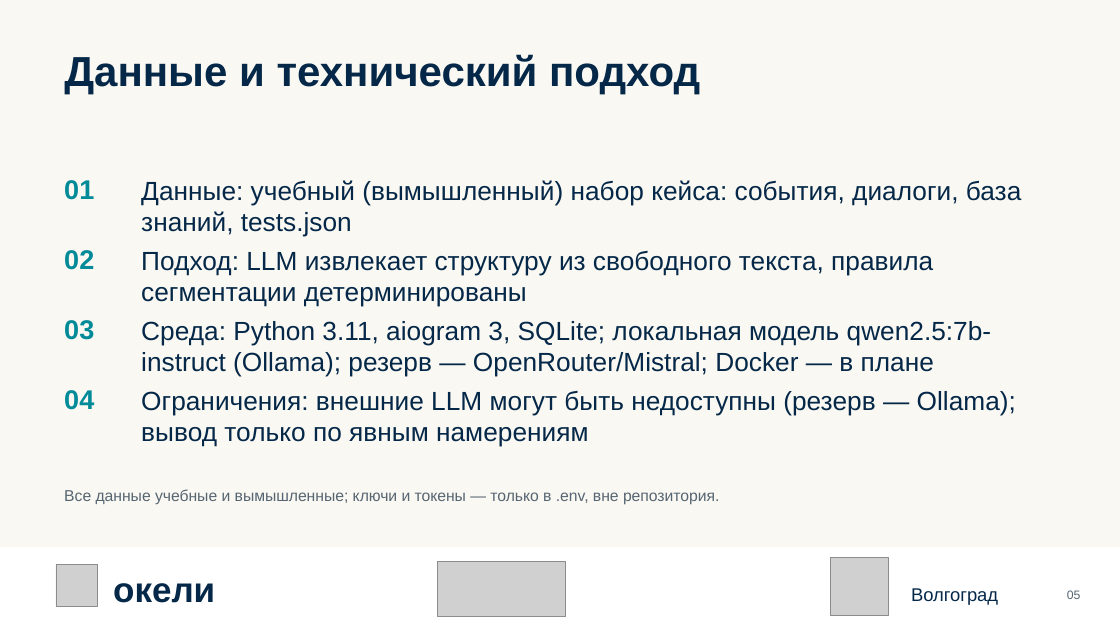
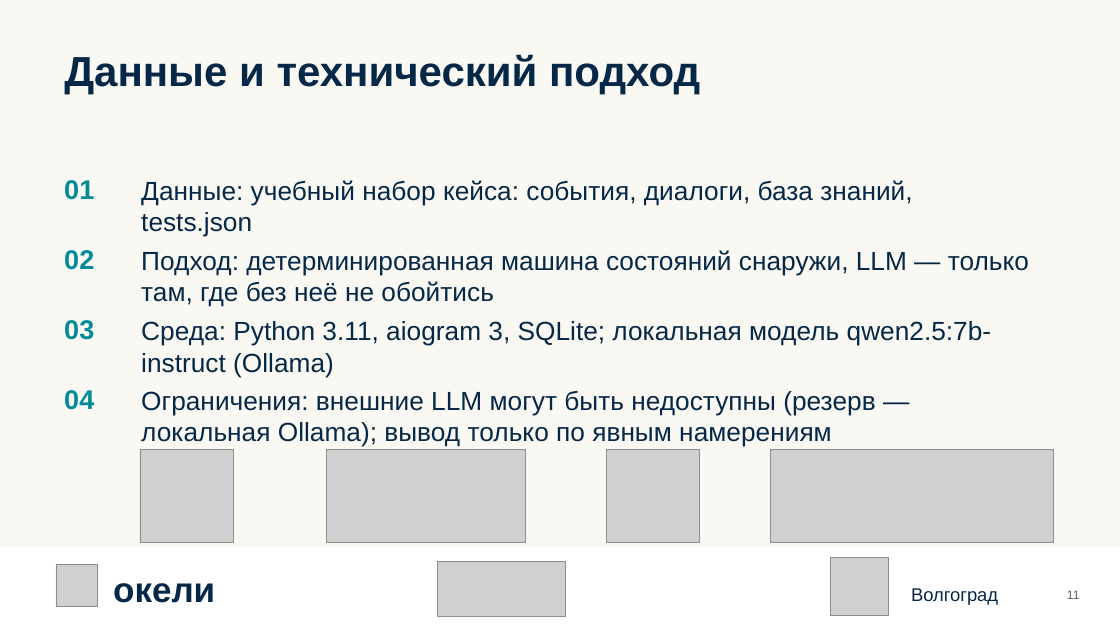
Before and after one commit to KaDyK736/FinikTeam-FB01, a slide deck: slide 11 of Презентация_команды_Finik_FB01.pptx (slide 5 before the commit). Drawn at 1120x630 pixels with LibreOffice and Linux fonts; fonts in the diff are those of the drawing; grey boxes stand for pictures. Boxes give left, top, right and bottom in pixels: in the first picture for what was removed or moved away, otherwise in the second. Text is boxed around its words. In the diff, an @@ line names an element or a change of style, - is before the commit and + after.

```diff
--- a/Презентация_команды_Finik_FB01.pptx
+++ b/Презентация_команды_Finik_FB01.pptx
@@ text at [141,180,912,237]: text changed @@
-Данные: учебный (вымышленный) набор кейса: события, диалоги, база знаний, tests.json
+Данные: учебный набор кейса: события, диалоги, база знаний, tests.json
@@ text at [141,250,1029,307]: text changed @@
-Подход: LLM извлекает структуру из свободного текста, правила сегментации детерминированы
+Подход: детерминированная машина состояний снаружи, LLM — только там, где без неё не обойтись
@@ text at [141,321,992,377]: text changed @@
-Среда: Python 3.11, aiogram 3, SQLite; локальная модель qwen2.5:7b-instruct (Ollama); резерв — OpenRouter/Mistral; Docker — в плане
+Среда: Python 3.11, aiogram 3, SQLite; локальная модель qwen2.5:7b-instruct (Ollama)
@@ text at [141,391,875,447]: text changed @@
-Ограничения: внешние LLM могут быть недоступны (резерв — Ollama); вывод только по явным намерениям
+Ограничения: внешние LLM могут быть недоступны (резерв — локальная Ollama); вывод только по явным намерениям
@@ picture added at [140,450,234,543] @@
@@ picture added at [327,450,525,543] @@
@@ picture added at [607,450,700,543] @@
@@ picture added at [770,450,1054,543] @@
@@ text removed at [64,489,719,505] @@
-Все данные учебные и вымышленные; ключи и токены — только в .env, вне репозитория.
@@ text at [1067,590,1080,599]: text changed @@
-05
+11
```
Also in this commit, not shown: 9 other slides changed, 8 slides added, 2 other files.
